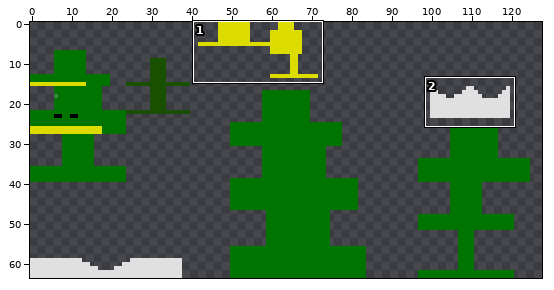
Sprite sheet: dqm/DqmdragonPetzzz.png. Above, an overview of the earlier version with the close-up marked.
Close-up. Before:
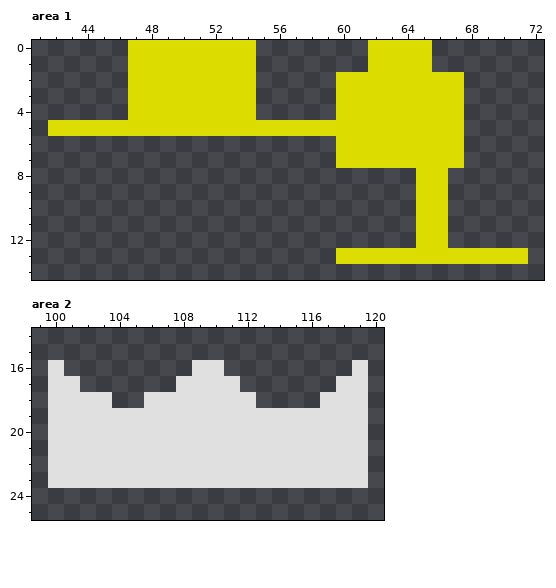
The file is 128x64 pixels. Shown: area 1: x 41..72, y 0..14; area 2: x 99..120, y 14..25. The commit also changed other parts of the picture, which this record leaves out.
Once edited:
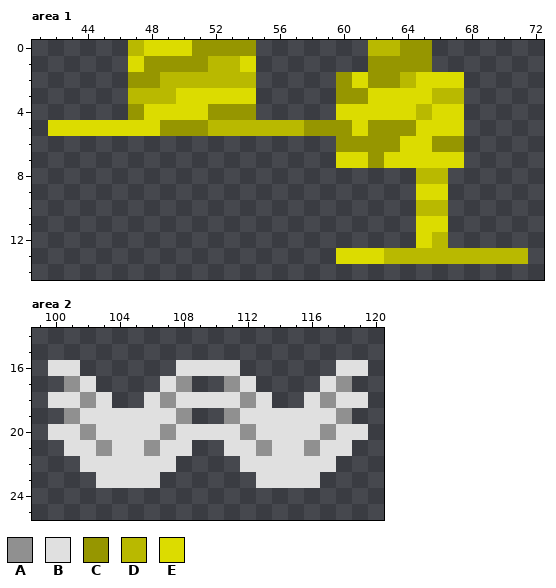
Palette (. is transparent): A #909090  B #e0e0e0  C #969600  D #b9b900  E #dcdc00
Difference:
Area 1:
Colour E gives way to colour C in row 0 at x 51 to 54 and 64 to 65; in row 1 at x 48 to 51 and 62 to 65; in row 2 at x 47 to 48, 60 and 62 to 63; in row 3 at x 60 to 61; in row 4 at x 47 and 52 to 54; in row 5 at x 49 to 51, 58 to 60 and 62 to 64.
Colour E gives way to colour C in row 6 at x 60 to 63 and 66 to 67; in row 7 at x 62.
Colour E gives way to colour D in row 0 at x 47 and 62 to 63; in row 1 at x 52 to 53; in row 2 at x 49 to 54 and 64; in row 3 at x 47 to 49 and 66 to 67; in row 4 at x 65; in row 5 at x 52 to 57.
Colour E gives way to colour D in row 8 at x 65 to 66; in row 10 at x 65 to 66; in row 12 at x 66; in row 13 at x 63 to 71.
Area 2:
Colour B gives way to colour A in row 17 at x 101, 108, 111 and 118; in row 18 at x 102, 107, 112 and 117; in row 19 at x 101, 108, 111 and 118; in row 20 at x 102, 107, 112 and 117; in row 21 at x 103, 106, 113 and 116.
The edit adds colour B in row 16 at x 101, 108, 111 and 118; in row 17 at x 102, 107, 112 and 117; in row 18 at x 113 and 116.
Colour B is removed in row 17 at x 100, 109 to 110 and 119; in row 19 at x 100, 109 to 110 and 119; in row 21 at x 100, 109 to 110 and 119; in row 22 at x 100 to 101, 108 to 111 and 118 to 119; in row 23 at x 100 to 102, 107 to 112 and 117 to 119.
